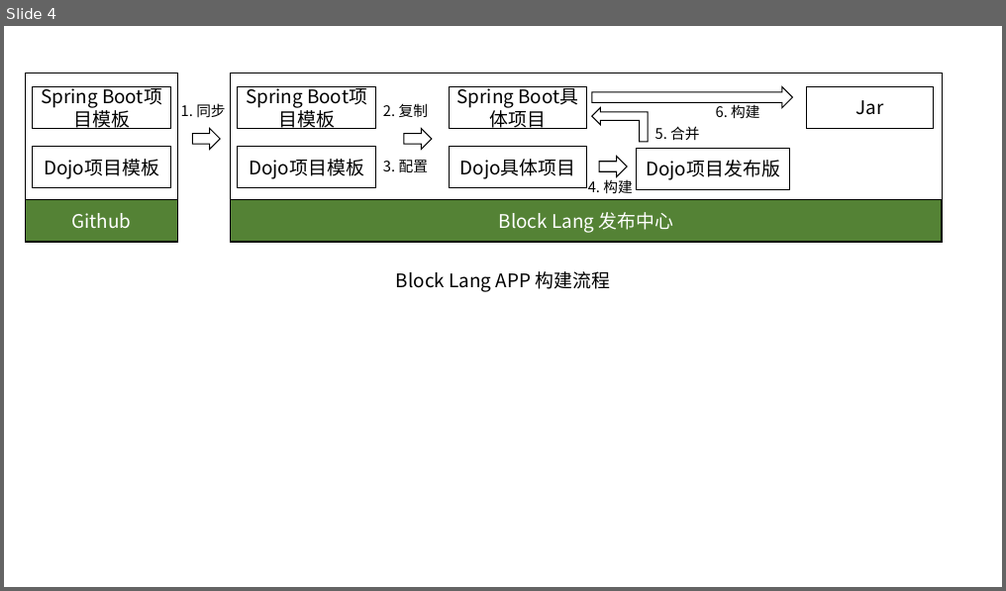
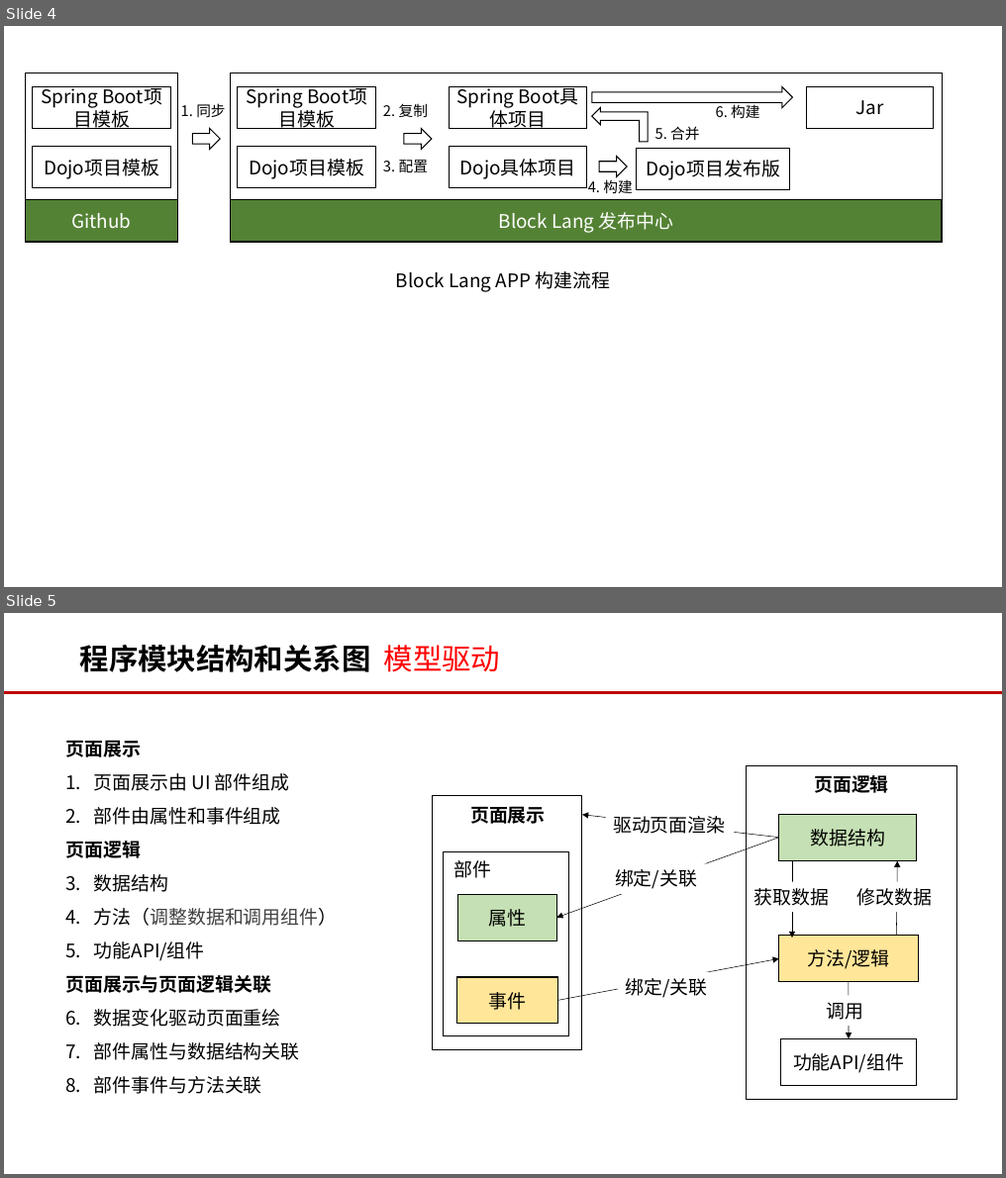
Before and after one commit to blocklang/blocklang.com, a slide deck: docs/spec/BlockLang.pptx. Shown one above the other, each under a label of ours: slide 4 before the commit, slides 4 and 5 after it. The pictures are 1006x591 and 1006x1178 pixels, drawn with LibreOffice and Linux fonts; fonts in the diff are those of the drawing. Boxes give left, top, right and bottom in pixels: in the first picture for what was removed or moved away, otherwise in the second. Text is boxed around its words. In the diff, an @@ line names an element or a change of style, - is before the commit and + after.

Commit message:
新建程序模块模型说明文档

```diff
--- a/docs/spec/BlockLang.pptx
+++ b/docs/spec/BlockLang.pptx
@@ slide 5 added at [4,613,1002,1174], background #FFFFFF @@
@@ title added at [80,645,500,672], 28 pt, text #000000, bold @@
+程序模块结构和关系图 模型驱动
@@ line added from (4, 692) to (1002, 692), #C00000 2.25 pt @@
@@ text added at [65,740,338,1094], 18 pt, text #000000 @@
+页面展示
+1. 页面展示由 UI 部件组成
+2. 部件由属性和事件组成
+页面逻辑
+1. 数据结构
+2. 方法（调整数据和调用组件）
+3. 功能API/组件
+页面展示与页面逻辑关联
+1. 数据变化驱动页面重绘
+2. 部件属性与数据结构关联
+3. 部件事件与方法关联
@@ rectangle added at [746,766,957,1100], outline #000000 1 pt @@
@@ text added at [814,775,889,793], 18 pt, text #000000, bold @@
+页面逻辑
@@ rectangle added at [433,796,583,1051], outline #000000 1 pt @@
@@ text added at [470,806,546,824], 18 pt, text #000000, bold @@
+页面展示
@@ arrow added from (779, 838) to (582, 815), #000000 0.5 pt @@
@@ text added at [613,816,725,834], 18 pt, text #000000 @@
+驱动页面渲染
@@ rectangle added at [779,814,918,861], fill #C5E0B4, outline #000000 1 pt, 18 pt, text #000000 @@
+数据结构
@@ arrow added from (779, 838) to (557, 918), #000000 0.5 pt @@
@@ rectangle added at [443,853,568,1037], outline #000000 1 pt @@
@@ text added at [453,861,491,878], 18 pt, text #000000 @@
+部件
@@ text added at [615,869,697,889], 18 pt, text #000000 @@
+绑定/关联
@@ arrow added from (792, 861) to (792, 938), #000000 0.5 pt @@
@@ arrow added from (896, 936) to (898, 861), #000000 0.5 pt @@
@@ rectangle added at [458,894,557,941], fill #C5E0B4, outline #000000 1 pt, 18 pt, text #000000 @@
+属性
@@ text added at [754,888,830,906], 18 pt, text #000000 @@
+获取数据
@@ text added at [856,888,932,906], 18 pt, text #000000 @@
+修改数据
@@ rectangle added at [779,936,918,982], fill #FFE699, outline #000000 1 pt, 18 pt, text #000000 @@
+方法/逻辑
@@ arrow added from (558, 1001) to (779, 959), #000000 0.5 pt @@
@@ rectangle added at [456,977,557,1024], fill #FFE699, outline #000000 1 pt, 18 pt, text #000000 @@
+事件
@@ text added at [625,978,707,998], 18 pt, text #000000 @@
+绑定/关联
@@ arrow added from (848, 982) to (848, 1039), #000000 0.5 pt @@
@@ text added at [827,1003,864,1020], 18 pt, text #000000 @@
+调用
@@ rectangle added at [780,1039,917,1085], outline #000000 1 pt, 18 pt, text #000000 @@
+功能API/组件
```
Also in this commit, not shown: 2 other files.
